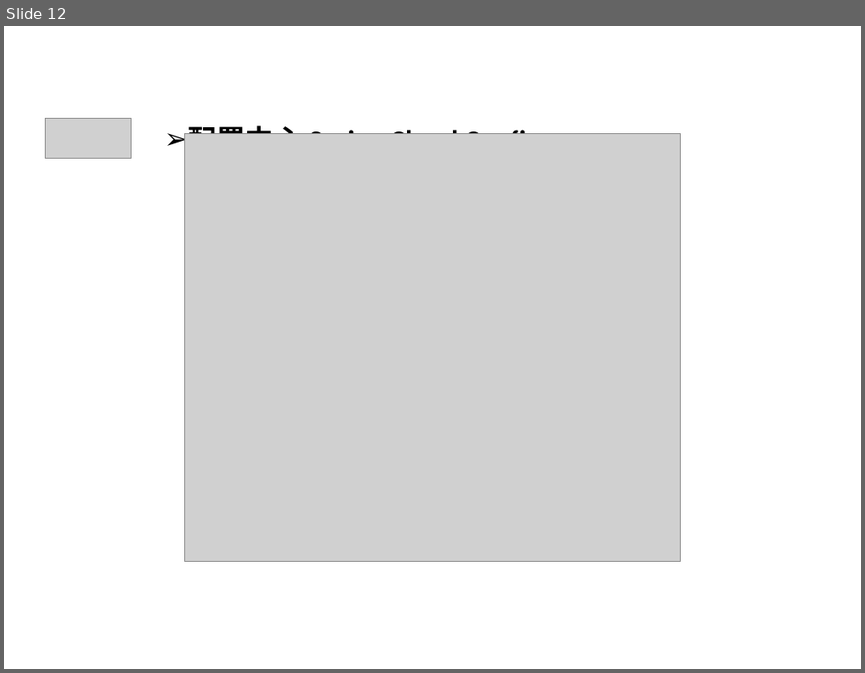
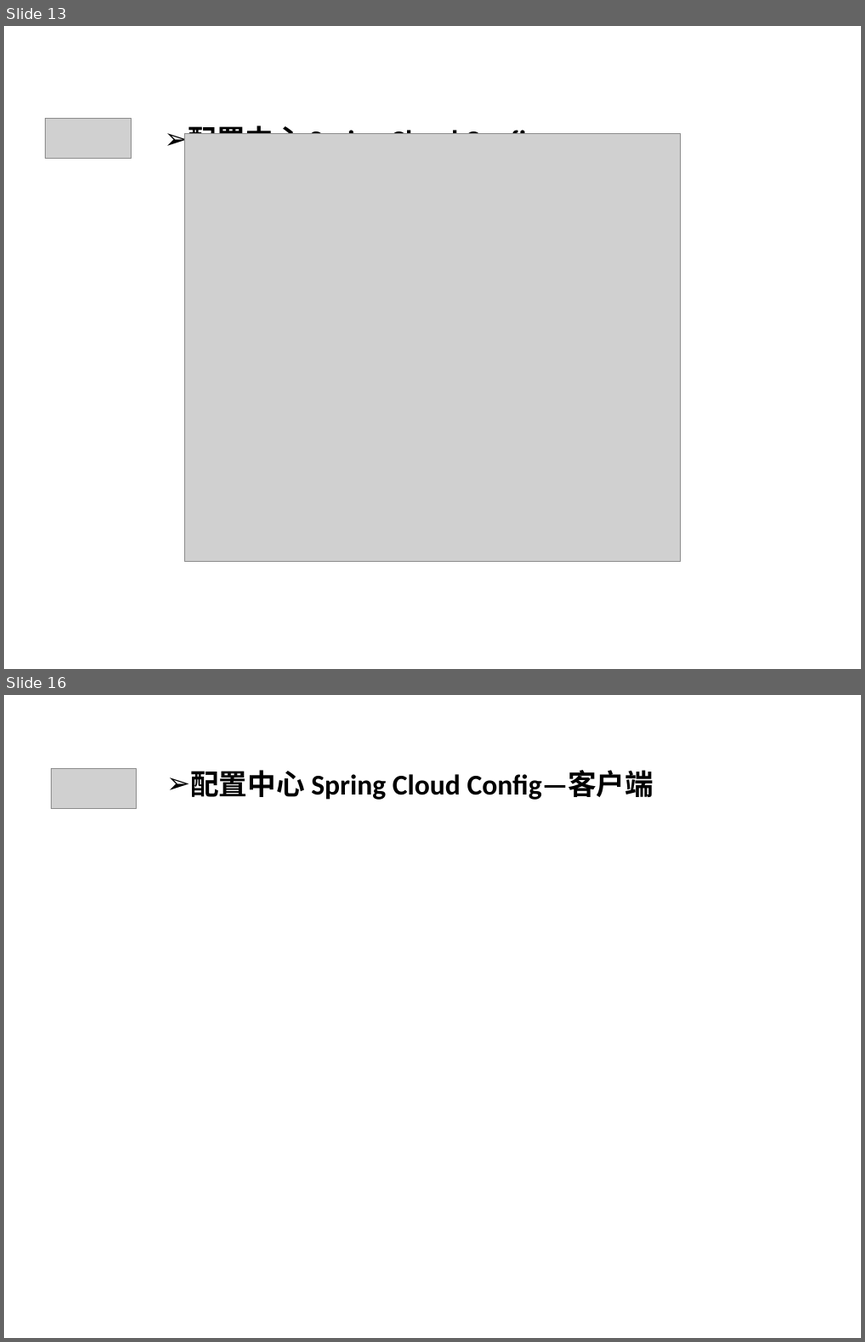
Before and after one commit to qbkken/spring_cloud, a slide deck: spring_cloud.ppt. Shown one above the other, each under a label of ours: slide 12 before the commit, slides 13 and 16 after it; the slides between them are not shown. The pictures are 865x673 and 865x1342 pixels, drawn with LibreOffice and Linux fonts; fonts in the diff are those of the drawing; grey boxes stand for pictures. Boxes give left, top, right and bottom in pixels: in the first picture for what was removed or moved away, otherwise in the second. Text is boxed around its words. In the diff, an @@ line names an element or a change of style, - is before the commit and + after.

```diff
--- a/spring_cloud.ppt
+++ b/spring_cloud.ppt
@@ slide 16 added at (x1=4, y1=695, x2=861, y2=1338), background #CCE8CF @@
@@ picture added at (x1=51, y1=769, x2=137, y2=809) @@
@@ text added at (x1=190, y1=770, x2=654, y2=800), 24 pt, text #000000, bold @@
+➢ 配置中心 Spring Cloud Config—客户端
@@ what was slide 12 is now slide 13 @@
```
Also in this commit, not shown: 3 slides changed, 4 other slides added, 31 other files.
